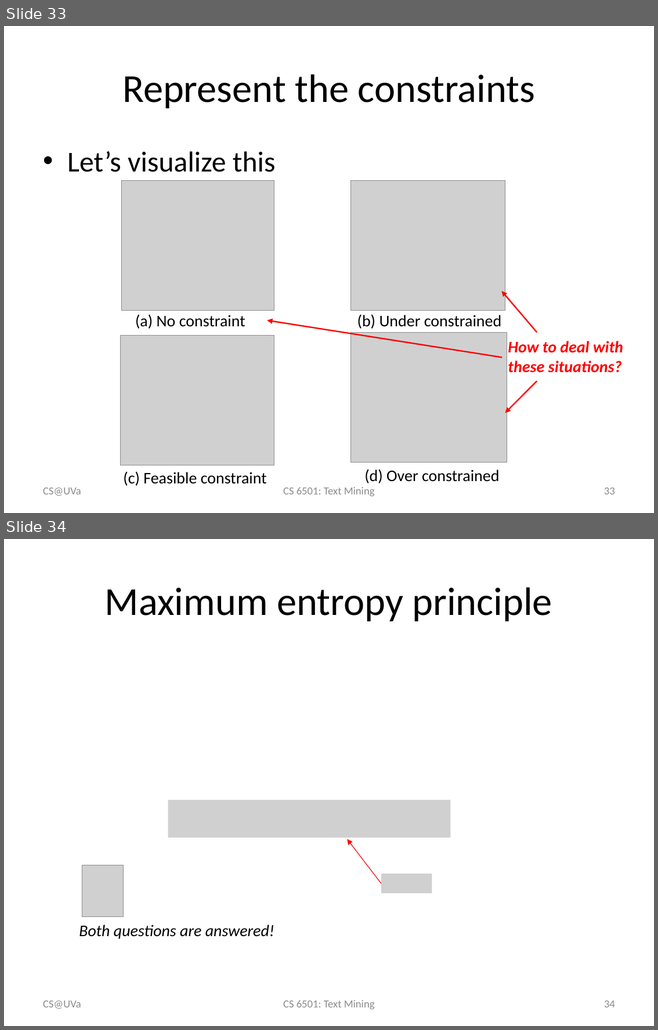
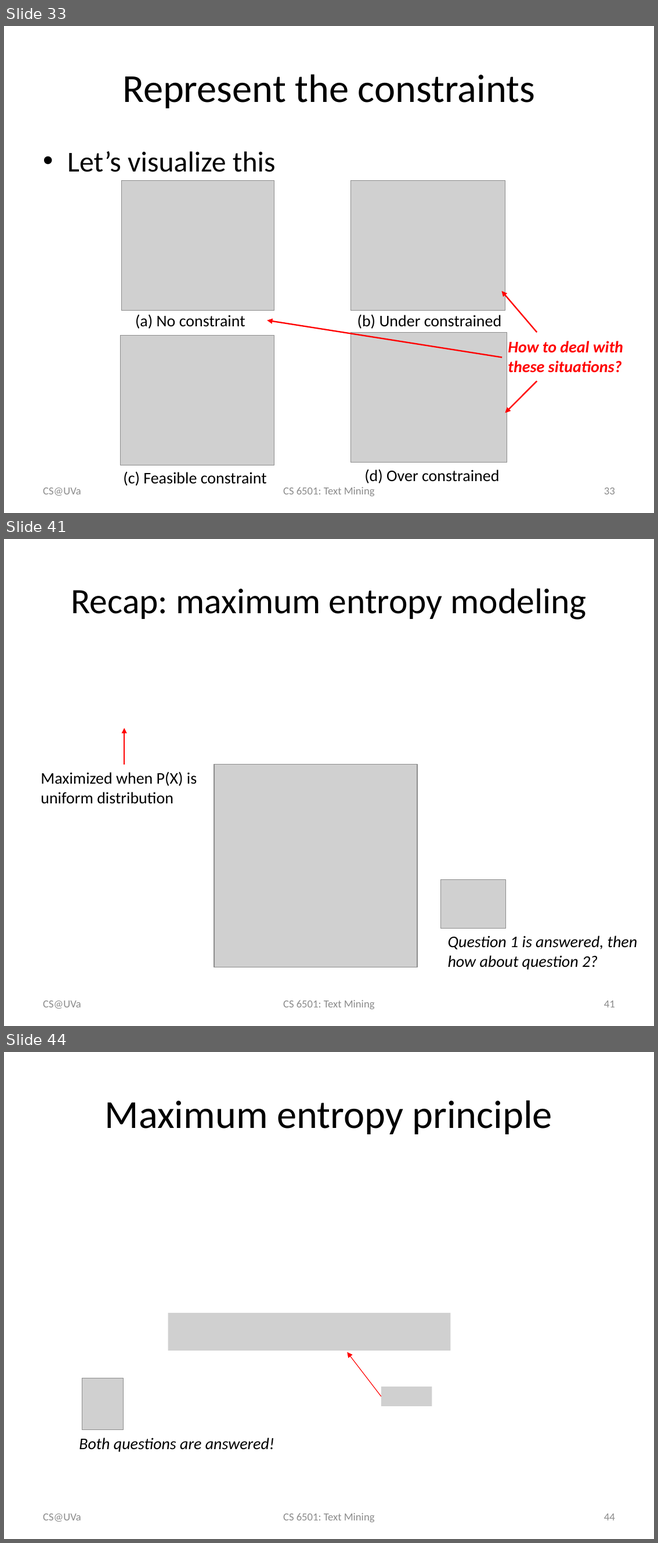
Before and after one commit to wang296/CS6501-Text-Mining, a slide deck: docs/Logistic Regression.pptx. Shown one above the other, each under a label of ours: slides 33 and 34 before the commit, slides 33, 41 and 44 after it; the slides between them are not shown. The pictures are 658x1030 and 658x1543 pixels, drawn with LibreOffice and Linux fonts; fonts in the diff are those of the drawing; grey boxes stand for pictures. Boxes give left, top, right and bottom in pixels: in the first picture for what was removed or moved away, otherwise in the second. Text is boxed around its words. In the diff, an @@ line names an element or a change of style, - is before the commit and + after.

```diff
--- a/docs/Logistic Regression.pptx
+++ b/docs/Logistic Regression.pptx
@@ slide 41 added at [4,539,654,1026], background #FFFFFF @@
@@ title added at [71,588,586,620], 39.6 pt, text #000000 @@
+Recap: maximum entropy modeling
@@ arrow added from (124, 765) to (124, 728), #FF0000 1.5 pt @@
@@ picture added at [214,765,416,967] @@
@@ text added at [41,772,197,804], 18 pt, text #000000 @@
+Maximized when P(X) is uniform distribution
@@ picture added at [441,880,506,929] @@
@@ text added at [448,936,637,970], 18 pt, text #000000, italic @@
+Question 1 is answered, then how about question 2?
@@ text added at [43,1001,81,1009], 12 pt, text #8C8C8C @@
+CS@UVa
@@ text added at [283,1000,375,1009], 12 pt, text #8C8C8C @@
+CS 6501: Text Mining
@@ page number added at [604,1001,615,1008], 12 pt, text #8C8C8C @@
+41
@@ what was slide 34 is now slide 44 @@
@@ page number at [604,1514,615,1521]: text changed @@
-34
+44
```
Also in this commit, not shown: 9 other slides added, 1 slide removed, 2 other files.
